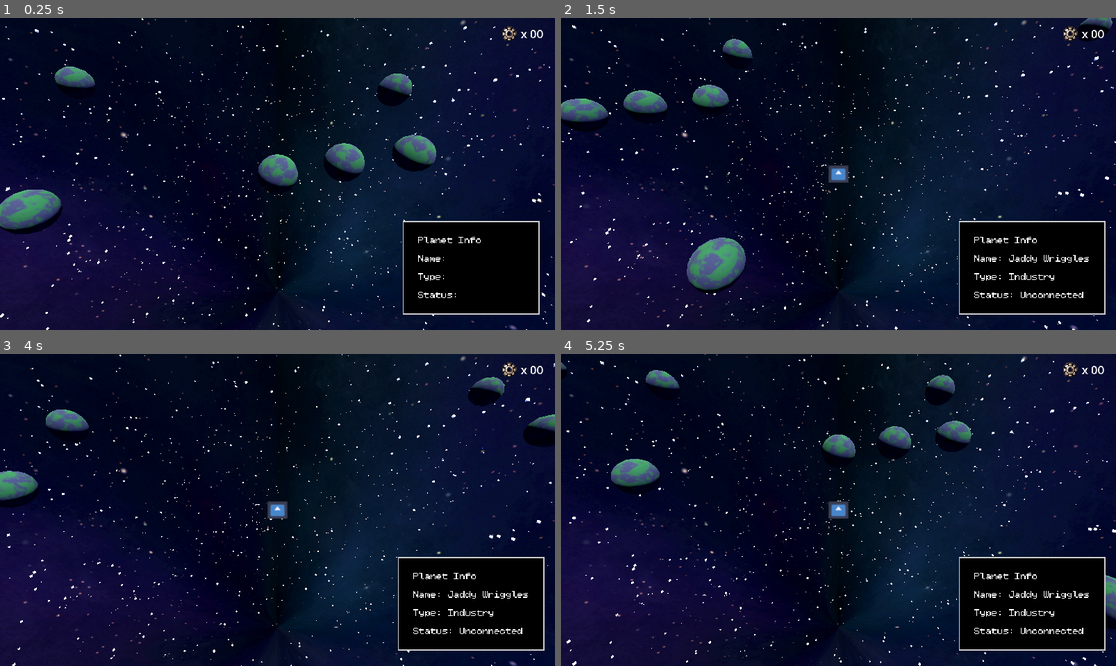
Above: before the commit, frames 1-4 (two rows, left to right).
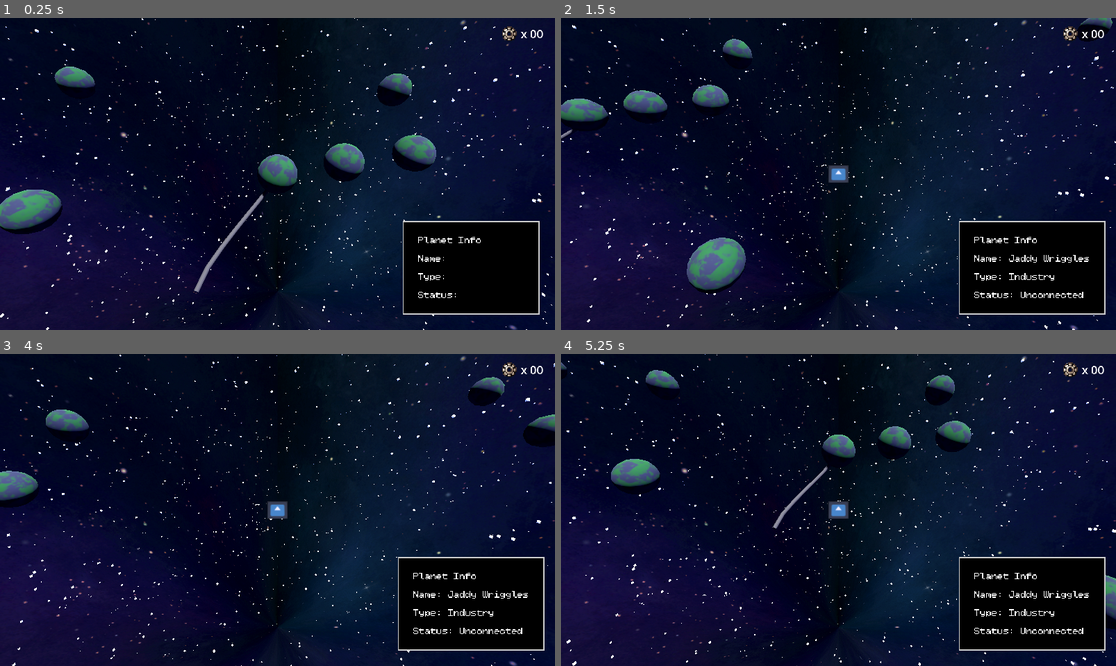
Above: after the commit, the same moments.

Repository: hazimbharis/worldlinkergame
Game: Godot game, scene res://scenes/GameScene.tscn
The game is run twice, just before and just after one commit, with the same random seed, the same clock (stepped at 60 frames per second) and the same inputs. The engine's default icon, where the game draws it, is replaced by a stand-in: a white triangle on a blue panel in a dark square.
Inputs (mouse positions are in pixels of both pictures, inside the frame that each line leads up to):
- Up to frame 1 (0.25 s): no input
- Up to frame 2 (1.5 s): move the mouse to (960, 158) at 0.52 s; hold D (right) 0.53-1.28 s; click (960, 158) at 0.67 s; move the mouse to (727, 189) at 1.27 s; hold S (down) from 1.28 s (still down)
- Up to frame 3 (4 s): move the mouse to (333, 441) at 2.02 s; release S (down) at 2.03 s; hold D (right) 2.03-2.78 s; move the mouse to (249, 572) at 2.77 s; hold W (up) 2.78-3.53 s; click (249, 572) at 2.92 s; move the mouse to (444, 556) at 3.52 s; hold A (left) from 3.53 s (still down)
- Up to frame 4 (5.25 s): move the mouse to (672, 463) at 4.27 s; move the mouse to (866, 510) at 5.02 s; release A (left) at 5.03 s; hold S (down) from 5.03 s (still down); click (866, 510) at 5.17 s

The runs differ from the first frame. In frame 1, 1.0% of the frame differs, in the area x 34-79%, y 37-88%; in frame 2, 0.6%; in frame 3, 0.2%; in frame 4, 0.6%.

Commit message:
Added node to handle star rail path drawing in GameScene.tscn

Diff:
--- a/scenes/GameScene.tscn
+++ b/scenes/GameScene.tscn
@@ -1,9 +1,10 @@
-[gd_scene load_steps=10 format=3 uid="uid://dl7ik1bw5ss7w"]
+[gd_scene load_steps=11 format=3 uid="uid://dl7ik1bw5ss7w"]
 
 [ext_resource type="Script" path="res://scripts/game.gd" id="1_tb4hl"]
-[ext_resource type="Texture2D" uid="uid://d0pgtsff2or7p" path="res://starsbackground.png" id="2_75pya"]
+[ext_resource type="Texture2D" uid="uid://d0pgtsff2or7p" path="res://assets/models/environment/starsbackground.png" id="2_75pya"]
 [ext_resource type="PackedScene" uid="uid://bkku6p607cwxt" path="res://scenes/camera_controller.tscn" id="3_o6r2t"]
 [ext_resource type="PackedScene" uid="uid://b5n1kwhbgreu0" path="res://scenes/BasicPlanet.tscn" id="4_0pgb7"]
+[ext_resource type="Script" path="res://scripts/LineDraw.gd" id="4_utimj"]
 [ext_resource type="PackedScene" uid="uid://d2r0qve1tdsvx" path="res://scenes/UI_Overlay.tscn" id="5_sfxou"]
 [ext_resource type="PackedScene" uid="uid://fnjs10vv8vmr" path="res://tmp/stars.tscn" id="6_tmhey"]
 
@@ -30,16 +31,19 @@
 
 [node name="CameraController" parent="." instance=ExtResource("3_o6r2t")]
 
+[node name="PathDrawer" type="Node3D" parent="."]
+script = ExtResource("4_utimj")
+
 [node name="Planets" type="Node" parent="."]
 
 [node name="Planet" parent="Planets" instance=ExtResource("4_0pgb7")]
-transform = Transform3D(0.411981, 0, 0.91119, 0, 1, 0, -0.91119, 0, 0.411981, 0, 0, 0)
+transform = Transform3D(0.058012, 0, -0.998314, 0, 1, 0, 0.998314, 0, 0.058012, 0, 0, 0)
 
 [node name="Planet2" parent="Planets" instance=ExtResource("4_0pgb7")]
-transform = Transform3D(0.999758, 0, -0.021982, 0, 1, 0, 0.021982, 0, 0.999758, 3.36269, 0, -0.675941)
+transform = Transform3D(-0.217707, 0, 0.976014, 0, 1, 0, -0.976014, 0, -0.217707, 3.36269, 0, -0.675941)
 
 [node name="Planet3" parent="Planets" instance=ExtResource("4_0pgb7")]
-transform = Transform3D(-0.406719, 0, -0.913553, 0, 1, 0, 0.913553, 0, -0.406719, 7.09917, 0, -1.25548)
+transform = Transform3D(-0.903391, 0, 0.428816, 0, 1, 0, -0.428816, 0, -0.903391, 7.09917, 0, -1.25548)
 
 [node name="CanvasLayer" parent="." instance=ExtResource("5_sfxou")]
 
